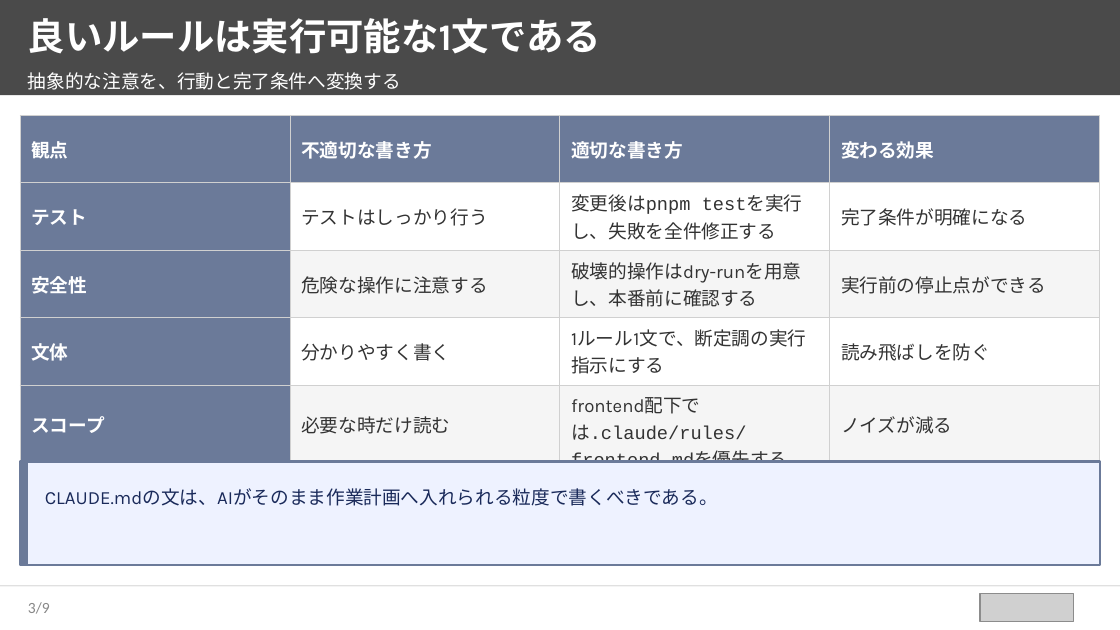
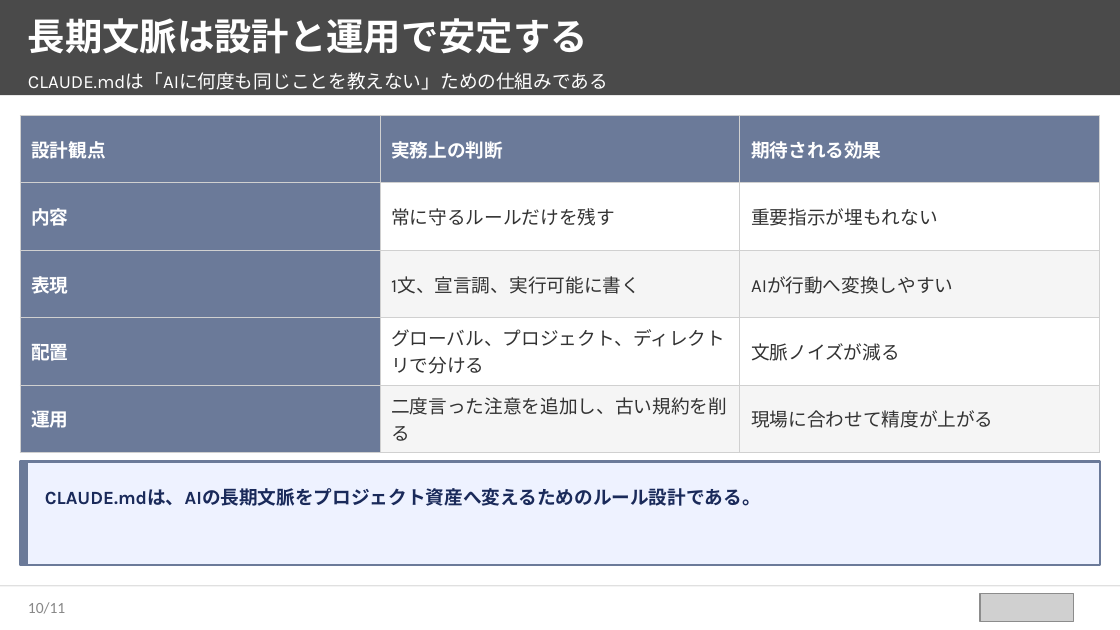
Before and after one commit to takuya109048/html2pptx, a slide deck: slide 11 of sample_source_deck.pptx (slide 4 before the commit). Drawn at 1120x630 pixels with LibreOffice and Linux fonts; fonts in the diff are those of the drawing; grey boxes stand for pictures. Boxes give left, top, right and bottom in pixels: in the first picture for what was removed or moved away, otherwise in the second. Text is boxed around its words. In the diff, an @@ line names an element or a change of style, - is before the commit and + after.

```diff
--- a/sample_source_deck.pptx
+++ b/sample_source_deck.pptx
@@ text at bbox=[28, 18, 588, 54]: text changed @@
-良いルールは実行可能な1文である
+長期文脈は設計と運用で安定する
@@ text at bbox=[28, 72, 608, 90]: text changed @@
-抽象的な注意を、行動と完了条件へ変換する
+CLAUDE.mdは「AIに何度も同じことを教えない」ための仕組みである
@@ table at bbox=[20, 115, 1099, 452] @@
-column 1: 観点 | テスト | 安全性 | 文体 | スコープ
-column 2: 不適切な書き方 | テストはしっかり行う | 危険な操作に注意する | 分かりやすく書く | 必要な時だけ読む
-column 3: 適切な書き方 | 変更後はpnpm testを実行し、失敗を全件修正する | 破壊的操作はdry-runを用意し、本番前に確認する | 1ルール1文で、断定調の実行指示にする | frontend配下では.claude/rules/frontend.mdを優先する
-column 4: 変わる効果 | 完了条件が明確になる | 実行前の停止点ができる | 読み飛ばしを防ぐ | ノイズが減る
+column 1: 設計観点 | 内容 | 表現 | 配置 | 運用
+column 2: 実務上の判断 | 常に守るルールだけを残す | 1文、宣言調、実行可能に書く | グローバル、プロジェクト、ディレクトリで分ける | 二度言った注意を追加し、古い規約を削る
+column 3: 期待される効果 | 重要指示が埋もれない | AIが行動へ変換しやすい | 文脈ノイズが減る | 現場に合わせて精度が上がる
@@ text at bbox=[45, 488, 761, 506]: text changed; bold on @@
-CLAUDE.mdの文は、AIがそのまま作業計画へ入れられる粒度で書くべきである。
+CLAUDE.mdは、AIの長期文脈をプロジェクト資産へ変えるためのルール設計である。
@@ page number at bbox=[28, 602, 65, 614]: text changed @@
-3/9
+10/11
```
Also in this commit, not shown: 5 other slides changed, 5 slides added, 3 slides removed, 10 other files.
